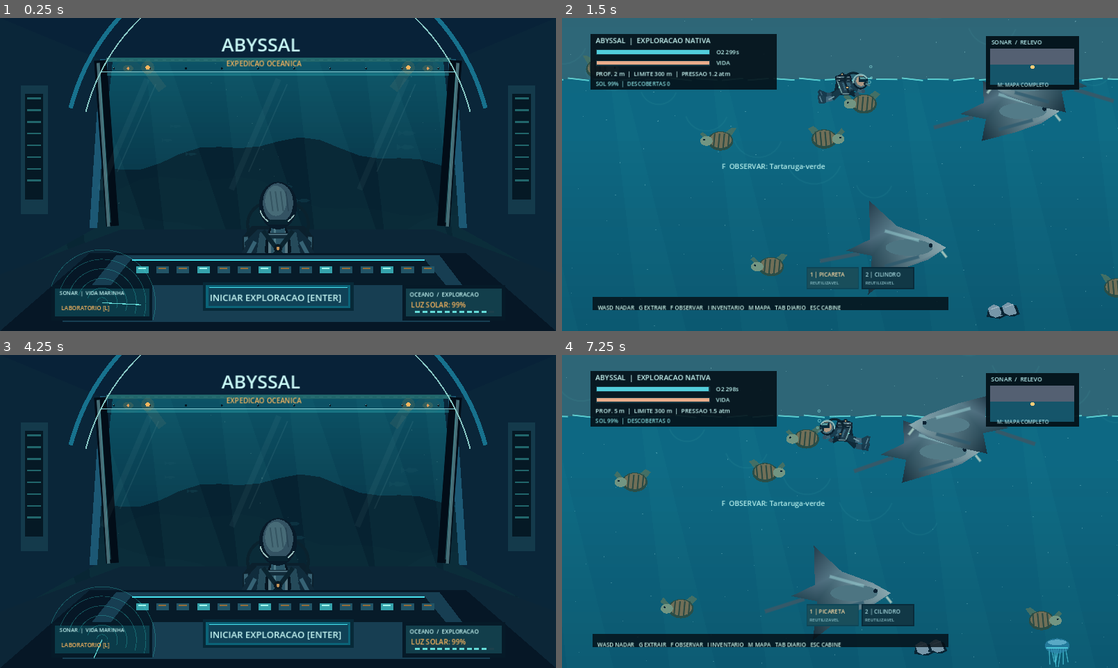
Above: before the commit, frames 1-4 (two rows, left to right).
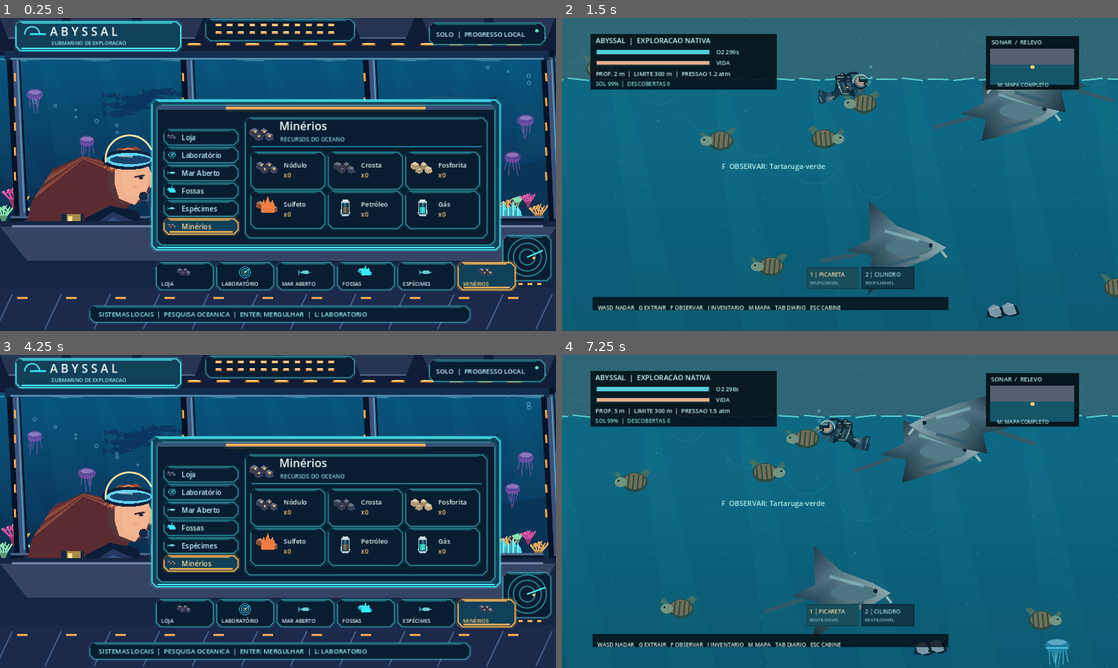
Above: after the commit, the same moments.

Repository: Esaneto/Abyssal
Game: Godot game, scene res://scenes/main.tscn
Two runs of this game, one before a commit and one after it. Both use one fixed random seed, a clock stepped at 60 frames per second and the inputs below.
Inputs (mouse positions are in pixels of both pictures, inside the frame that each line leads up to):
- Up to frame 1 (0.25 s): no input
- Up to frame 2 (1.5 s): tap Enter at 0.5 s; move the mouse to (962, 158) at 0.52 s; hold D (move_right) 0.53-1.25 s; tap L at 0.6 s; click (962, 158) at 0.67 s; tap Space at 0.77, 1.07 s; tap 1 at 0.8 s; drag from (728, 190) to (812, 237) at 1.27 s
- Up to frame 3 (4.25 s): move the mouse to (333, 442) at 2.02 s; hold D (move_right) 2.03-2.75 s; tap 6 at 2.1 s; click (333, 442) at 2.17 s; tap R at 2.3 s; drag from (250, 574) to (111, 464) at 2.77 s; move the mouse to (444, 558) at 3.52 s; hold A (move_left) from 3.53 s (still down); tap M at 3.6 s; click (444, 558) at 3.67 s; tap Space at 3.77, 4.07 s; tap Enter at 3.8 s; tap Escape at 4.15 s
- Up to frame 4 (7.25 s): release A (move_left) at 4.25 s; drag from (673, 464) to (756, 433) at 4.27 s; move the mouse to (867, 511) at 5.02 s; hold S (move_down) 5.03-5.75 s; tap Keypad Enter at 5.1 s; click (867, 511) at 5.17 s; tap K at 5.3 s; drag from (756, 433) to (728, 527) at 5.77 s; move the mouse to (962, 495) at 6.52 s; hold W (move_up) from 6.53 s (still down); tap Space at 6.6, 6.77, 7.07 s; click (962, 495) at 6.67 s; tap L at 6.8 s

The runs differ from the first frame. In frame 1, 61% of the frame differs, in the area x 0-100%, y 0-100%; in frame 2, nothing differs; in frame 3, 61%; in frame 4, less than 0.1%.

Commit message:
feat(godot): replace old cabin art with native animated command bridge and clickable menus

Diff:
--- a/godot-client/scripts/abyssal_main.gd
+++ b/godot-client/scripts/abyssal_main.gd
@@ -2,12 +2,14 @@
 ## Cinematic submarine bridge. The world/physics live in ocean_expedition.gd.
 const ExpeditionScript = preload("res://scripts/ocean_expedition.gd")
 const ProgressScript = preload("res://scripts/exploration_progress.gd")
-const Art = preload("res://scripts/cinematic_art.gd")
+const CabinArt = preload("res://scripts/native_cabin_art.gd")
 var expedition: Node2D
 var progress: RefCounted
 var lab_open := false
 var lab_selected := 0
 var lab_feedback := ""
+var menu_selected := 5
+var menu_feedback := ""
 
 ## Native 2.5D presentation prototype. No production gameplay has been migrated yet.
 ## Kept independent from the existing Node.js/WebSocket server.
@@ -49,38 +51,57 @@
 				in_open_sea = false
 				expedition.call("end_expedition")
 			return
-		if event.keycode == KEY_ESCAPE and lab_open:
-			lab_open = false
+		if lab_open:
+			if event.keycode in [KEY_ESCAPE, KEY_L]:
+				lab_open = false
+			elif event.keycode >= KEY_1 and event.keycode <= KEY_6:
+				lab_selected = clampi(int(event.keycode - KEY_1),0,ProgressScript.SHOP_ORDER.size()-1)
+			elif event.keycode == KEY_R:
+				_study_selected()
 			return
 		if event.keycode == KEY_L:
-			lab_open = not lab_open
+			_choose_menu(1)
 			return
-		if lab_open:
-			if event.keycode >= KEY_1 and event.keycode <= KEY_6:
-				lab_selected = clampi(int(event.keycode - KEY_1), 0, ProgressScript.SHOP_ORDER.size() - 1)
-				return
-			if event.keycode == KEY_R:
-				_study_selected()
-				return
+		if event.keycode == KEY_M:
+			_choose_menu(5)
+			return
 		if event.keycode in [KEY_ENTER, KEY_KP_ENTER, KEY_SPACE]:
 			_start_sea()
+			return
+		if event.keycode >= KEY_1 and event.keycode <= KEY_6:
+			_choose_menu(int(event.keycode-KEY_1))
+			return
 	if event is InputEventMouseButton and event.button_index == MOUSE_BUTTON_LEFT and event.pressed and not in_open_sea:
 		var pointer := get_global_mouse_position()
 		if lab_open:
-			# Clickable native Godot lab cards, not an HTML overlay.
-			for i in range(ProgressScript.SHOP_ORDER.size()):
-				var px := 170.0 + float(i % 2) * 475.0
-				var py := 212.0 + float(int(i / 2)) * 84.0
-				if Rect2(px, py, 450.0, 74.0).has_point(pointer):
-					lab_selected = i
+			for k in range(ProgressScript.SHOP_ORDER.size()):
+				var px := 170.0 + float(k % 2) * 475.0
+				var py := 212.0 + float(int(k / 2)) * 84.0
+				if Rect2(px,py,450.0,74.0).has_point(pointer):
+					lab_selected = k
 					return
-			if Rect2(918, 469, 226, 50).has_point(pointer):
+			if Rect2(918,469,226,50).has_point(pointer):
 				_study_selected()
 			return
-		if Rect2(468, 609, 345, 63).has_point(pointer):
+		var chosen: int = CabinArt.click_menu(pointer)
+		if chosen >= 0:
+			_choose_menu(chosen)
+		elif menu_selected == 2 and Rect2(592,406,485,57).has_point(pointer):
 			_start_sea()
-		elif Rect2(118, 615, 233, 81).has_point(pointer):
+
+func _choose_menu(index: int) -> void:
+	menu_selected = clampi(index,0,CabinArt.MENU.size()-1)
+	menu_feedback = ""
+	match menu_selected:
+		1:
 			lab_open = true
+		2:
+			_start_sea()
+		0:
+			menu_feedback = "LOJA: DISPONIVEL APENAS NO CLIENTE WEB"
+		3:
+			menu_feedback = "FOSSAS: DISPONIVEL APENAS NO CLIENTE WEB"
+	queue_redraw()
 
 func _study_selected() -> void:
 	if progress == null:
@@ -99,114 +120,9 @@
 func _draw() -> void:
 	if in_open_sea:
 		return
-	_draw_ocean()
-	# Slow day/night shift on the window; warm interior LEDs remain readable.
-	var daylight := 0.53 + 0.47 * cos(TAU * time_s / 420.0)
-	draw_rect(Rect2(0, 0, W, H), Color(0.008, 0.015, 0.055, (1.0 - daylight) * 0.68))
-	_draw_cockpit()
-	Art.cabin_structure(self, time_s)
-	_draw_pilot(Vector2(640, 490))
-	_draw_console()
-	_draw_cabin_instruments(daylight)
-	_draw_label("ABYSSAL", Vector2(510, 77), 43, FOAM)
-	_draw_label("EXPEDICAO OCEANICA", Vector2(521, 111), 16, GOLD)
-	_draw_label("INICIAR EXPLORACAO [ENTER]", Vector2(483, 651), 21, FOAM)
-	_draw_label("LABORATORIO [L]", Vector2(141, 672), 13, GOLD)
+	CabinArt.paint(self,time_s,menu_selected,progress,menu_feedback)
 	if lab_open:
 		_draw_laboratory()
-
-func _draw_ocean() -> void:
-	# A living panoramic view; atmospheric art is drawn, not a static image.
-	Art.cabin_view(self, time_s)
-
-func _draw_cockpit() -> void:
-	# Layered bulkheads and window frames for a pseudo-3D underwater bridge.
-	draw_colored_polygon(PackedVector2Array([
-		Vector2(0, 0), Vector2(270, 0), Vector2(218, 484), Vector2(0, 605)
-	]), Color("#0a2639"))
-	draw_colored_polygon(PackedVector2Array([
-		Vector2(1010, 0), Vector2(W, 0), Vector2(W, 605), Vector2(1062, 484)
-	]), Color("#0a2639"))
-	draw_colored_polygon(PackedVector2Array([
-		Vector2(0, 0), Vector2(W, 0), Vector2(1045, 98), Vector2(237, 98)
-	]), Color("#082238"))
-	draw_line(Vector2(240, 95), Vector2(215, 483), Color("#1c5874"), 18)
-	draw_line(Vector2(1040, 95), Vector2(1066, 483), Color("#1c5874"), 18)
-	draw_line(Vector2(245, 96), Vector2(1038, 96), AQUA.darkened(0.55), 11)
-	draw_arc(Vector2(640, 330), 493, PI * 1.08, PI * 1.92, 56, Color("#17718d"), 10)
-	draw_colored_polygon(PackedVector2Array([
-		Vector2(0, 590), Vector2(280, 486), Vector2(998, 486),
-		Vector2(W, 590), Vector2(W, H), Vector2(0, H)
-	]), Color("#0c2637"))
-	for i in range(2):
-		var px := 79.0 if i == 0 else 1201.0
-		draw_rect(Rect2(px - 31, 155, 62, 296), Color("#143a4b"))
-		draw_rect(Rect2(px - 21, 174, 42, 244), Color("#051925"))
-		for j in range(8):
-			draw_rect(Rect2(px - 16, 183 + j * 27, 32, 4), AQUA.darkened(0.55))
-
-func _draw_pilot(pos: Vector2) -> void:
-	# Back-facing diver, integrated into seat, cylinders and control desk.
-	Art.cabin_pilot(self, pos, time_s)
-
-func _draw_console() -> void:
-	# Cockpit console is drawn last to occlude the pilot like physical foreground.
-	draw_colored_polygon(PackedVector2Array([
-		Vector2(206, 541), Vector2(1073, 541), Vector2(W, H),
-		Vector2(0, H)
-	]), Color("#061726"))
-	draw_colored_polygon(PackedVector2Array([
-		Vector2(267, 546), Vector2(1012, 546),
-		Vector2(1129, 699), Vector2(143, 699)
-	]), Color("#173e52"))
-	draw_colored_polygon(PackedVector2Array([
-		Vector2(301, 556), Vector2(978, 556),
-		Vector2(1026, 614), Vector2(256, 614)
-	]), Color("#071b29"))
-	draw_line(Vector2(304, 557), Vector2(977, 557), AQUA, 3)
-	for i in range(15):
-		var x := 313 + i * 47
-		draw_rect(Rect2(x, 572, 29, 15), AQUA.darkened(0.28) if i % 3 == 0 else Color("#225466"))
-		draw_rect(Rect2(x + 5, 575, 18, 3), Color("#a6f7ec") if i % 3 == 0 else GOLD.darkened(0.4))
-	draw_rect(Rect2(467, 608, 347, 66), Color("#072938"))
-	draw_rect(Rect2(474, 615, 333, 52), Color("#0b6378"))
-	draw_rect(Rect2(480, 620, 322, 42), Color("#104257"))
-	draw_line(Vector2(481, 620), Vector2(800, 620), AQUA, 2.5)
-	for i in range(4):
-		draw_circle(Vector2(208 + i * 27, 660), 6, GOLD if i == 0 else AQUA.darkened(0.6))
-		draw_circle(Vector2(990 + i * 27, 660), 6, GOLD if i == 0 else AQUA.darkened(0.6))
-
-
-func _draw_cabin_instruments(daylight: float) -> void:
-	# Architectural trim, brass highlights and emissive screen accents.
-	var panel_light := AQUA.lerp(GOLD, 0.16)
-	draw_line(Vector2(234, 124), Vector2(1046, 124), Color("#90dfe5"), 2.0)
-	draw_line(Vector2(247, 130), Vector2(1033, 130), Color(0.16, 0.64, 0.68, 0.42), 7.0)
-	draw_arc(Vector2(640, 330), 457.0, PI * 1.08, PI * 1.92, 56, Color("#89c9c5"), 3.0)
-	# Animated map: a physical screen, not a detached HTML overlay.
-	draw_rect(Rect2(118, 615, 233, 81), Color("#061a28"))
-	draw_rect(Rect2(126, 622, 218, 65), Color("#0b3b49"))
-	for k in range(6):
-		var shift := float(k) * 22.0
-		draw_arc(Vector2(235, 656), 13.0 + shift, -PI * 0.9, PI * 0.1,
-			32, Color(0.2, 0.85, 0.82, 0.3), 1.5)
-	draw_line(Vector2(235, 655), Vector2(235 + cos(time_s * 0.42) * 90.0,
-		655 + sin(time_s * 0.42) * 44.0), panel_light, 2.0)
-	_draw_label("SONAR  |  VIDA MARINHA", Vector2(137, 637), 12, FOAM)
-	# Depth and habitat readout on starboard console.
-	draw_rect(Rect2(927, 615, 236, 81), Color("#061a28"))
-	draw_rect(Rect2(935, 622, 220, 65), Color("#123e4b"))
-	_draw_label("OCEANO  /  EXPLORACAO", Vector2(943, 641), 13, FOAM)
-	_draw_label("LUZ SOLAR: %d%%" % int(daylight * 100), Vector2(946, 666), 16, GOLD)
-	for k in range(11):
-		var x := 956.0 + float(k) * 17.0
-		draw_rect(Rect2(x, 674, 11, 5), panel_light if k < int(daylight * 11.0) else Color("#1c404c"))
-	# Reflections and the soft amber practical lights above the pilot.
-	for side in [-1.0, 1.0]:
-		var x: float = 640.0 + float(side) * 300.0
-		draw_circle(Vector2(x, 114), 15.0, Color(1.0, 0.64, 0.24, 0.11))
-		draw_circle(Vector2(x, 114), 5.0, GOLD)
-		draw_line(Vector2(x, 118), Vector2(x - side * 34.0, 164.0), Color(1.0, 0.72, 0.43, 0.07), 22)
 
 func _draw_laboratory() -> void:
 	draw_rect(Rect2(105, 131, 1070, 416), Color(0.012, 0.049, 0.076, 0.98))
